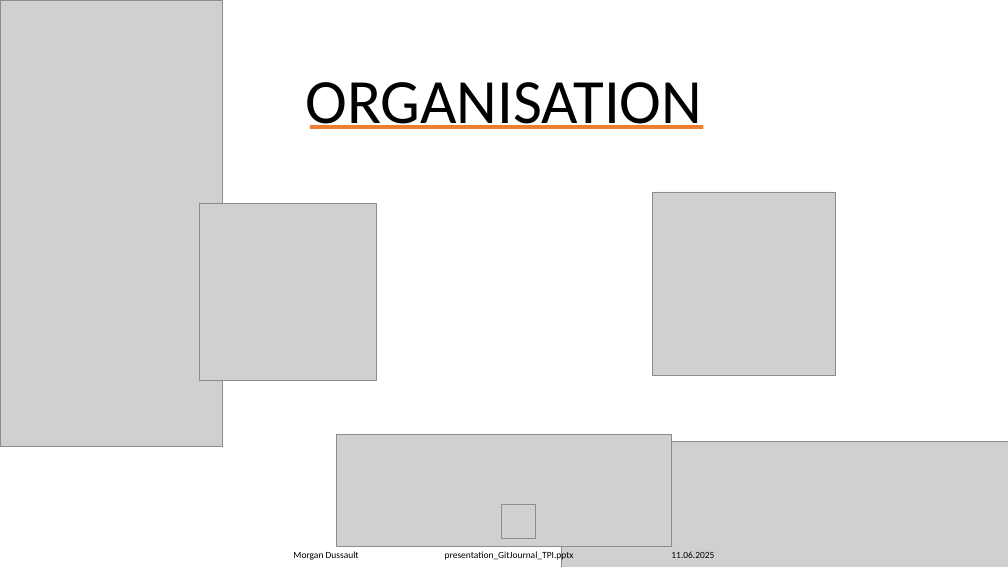
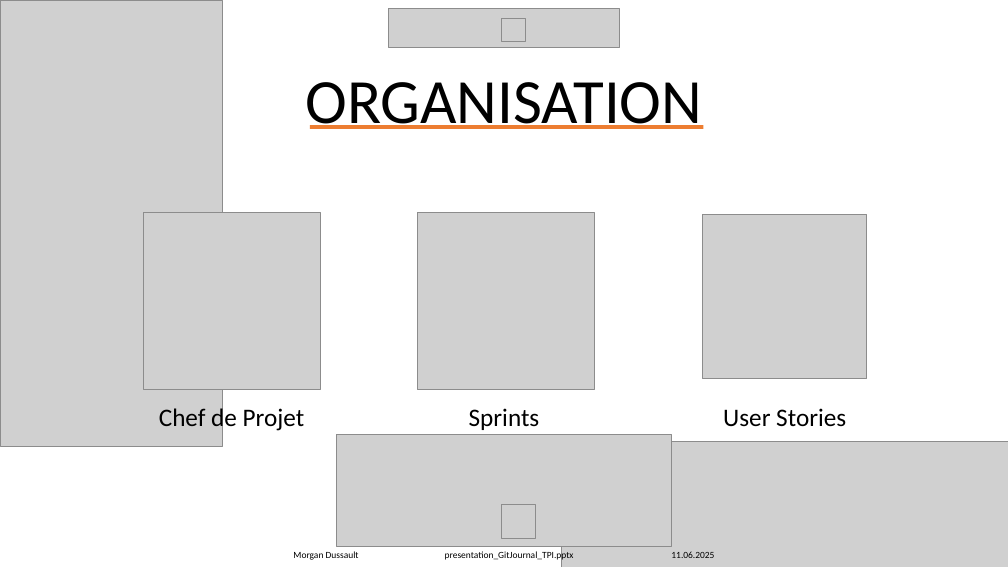
Before and after one commit to Morgan-DD/GitJournal, a slide deck: slide 25 of presentation/presentation_GitJournal_TPI.pptx (slide 20 before the commit). Drawn at 1008x567 pixels with LibreOffice and Linux fonts; fonts in the diff are those of the drawing; grey boxes stand for pictures. Boxes give left, top, right and bottom in pixels: in the first picture for what was removed or moved away, otherwise in the second. Text is boxed around its words. In the diff, an @@ line names an element or a change of style, - is before the commit and + after.

```diff
--- a/presentation/presentation_GitJournal_TPI.pptx
+++ b/presentation/presentation_GitJournal_TPI.pptx
@@ picture added at [389,9,619,48] @@
@@ picture added at [502,18,526,42] @@
@@ picture: place and size @@
-picture at [199,203,376,380]
+picture at [143,212,320,389]
@@ picture: place and size @@
-picture at [653,192,836,375]
+picture at [417,212,594,389]
@@ picture added at [702,214,867,378] @@
@@ text added at [159,406,305,433], 24 pt, text #000000 @@
+Chef de Projet
@@ text added at [469,408,540,430], 24 pt, text #000000 @@
+Sprints
@@ text added at [723,408,846,426], 24 pt, text #000000 @@
+User Stories
```
Also in this commit, not shown: 24 other slides changed, 8 slides added, 14 other files.
